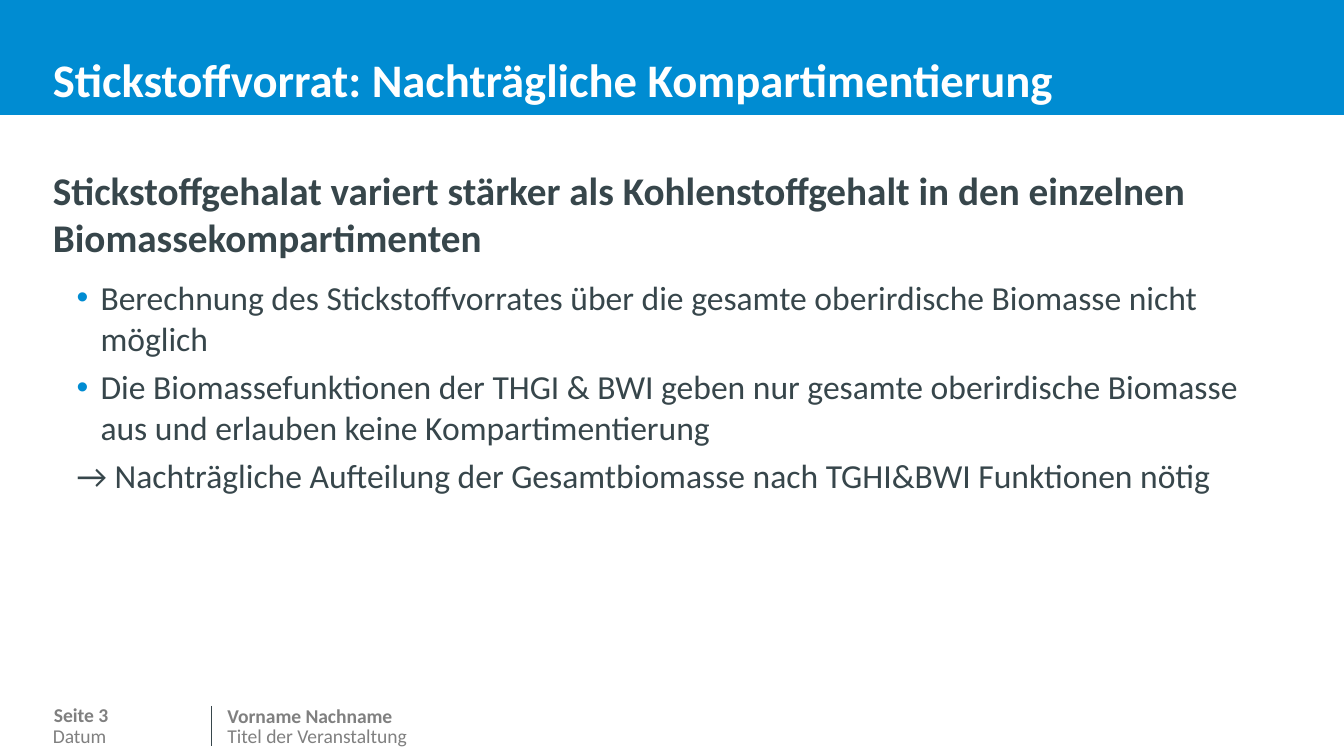
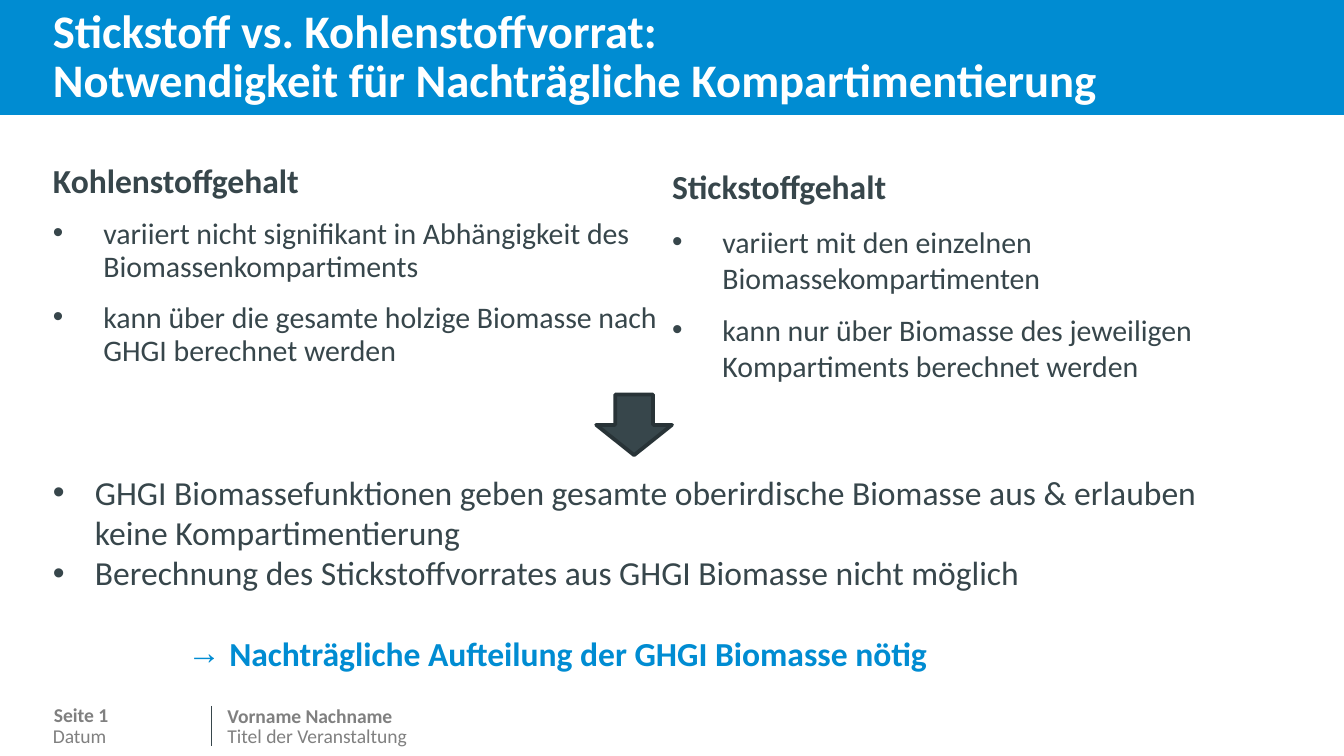
Before and after one commit to JetteGercken/TI_BZE_BE_analysis, a slide deck: slide 2 of info/biomasse_vergleich_MoMoK_BE.pptx (slide 4 before the commit). Drawn at 1344x756 pixels with LibreOffice and Linux fonts; fonts in the diff are those of the drawing; background and template pictures are left out. Boxes give left, top, right and bottom in pixels: in the first picture for what was removed or moved away, otherwise in the second. Text is boxed around its words. In the diff, an @@ line names an element or a change of style, - is before the commit and + after.

Commit message:
visulaization biomass

```diff
--- a/info/biomasse_vergleich_MoMoK_BE.pptx
+++ b/info/biomasse_vergleich_MoMoK_BE.pptx
@@ title at <box>53,15,1096,105</box>: text changed @@
-Stickstoffvorrat: Nachträgliche Kompartimentierung
+Stickstoff vs. Kohlenstoffvorrat:
+Notwendigkeit für Nachträgliche Kompartimentierung
@@ text "Kohlenstoffgehalt" at <box>53,169,1192,382</box>: columns 1 to 2 @@
@@ text at <box>53,169,1192,382</box>: text changed; size 18 to 16 pt @@
-Stickstoffgehalat variert stärker als Kohlenstoffgehalt in den einzelnen Biomassekompartimenten
-  • Berechnung des Stickstoffvorrates über die gesamte oberirdische Biomasse nicht möglich
-  • Die Biomassefunktionen der THGI & BWI geben nur gesamte oberirdische Biomasse aus und erlauben keine Kompartimentierung
-  → Nachträgliche Aufteilung der Gesamtbiomasse nach TGHI&BWI Funktionen nötig
+Kohlenstoffgehalt
+• variiert nicht signifikant in Abhängigkeit des Biomassenkompartiments
+• kann über die gesamte holzige Biomasse nach GHGI berechnet werden
+Stickstoffgehalt
+• variiert mit den einzelnen Biomassekompartimenten
+• kann nur über Biomasse des jeweiligen Kompartiments berechnet werden
@@ right arrow added at <box>596,394,671,455</box>, fill #37464B, outline #293437 2 pt @@
@@ text added at <box>95,481,1196,672</box>, 18 pt, text #37464B @@
+• GHGI Biomassefunktionen geben gesamte oberirdische Biomasse aus & erlauben keine Kompartimentierung
+• Berechnung des Stickstoffvorrates aus GHGI Biomasse nicht möglich
+    → Nachträgliche Aufteilung der GHGI Biomasse nötig
@@ page number at <box>54,708,108,722</box>: text changed @@
-Seite 3
+Seite 1
```
Also in this commit, not shown: 4 other slides changed, 8 slides removed, 1 other file.
